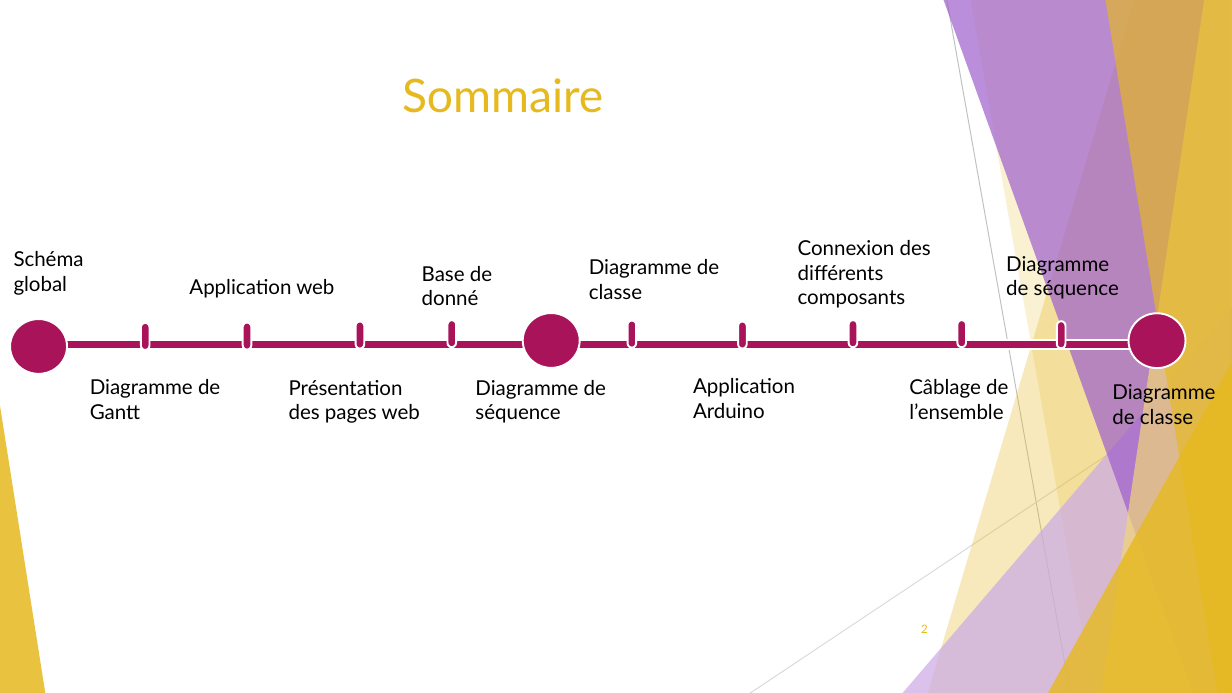
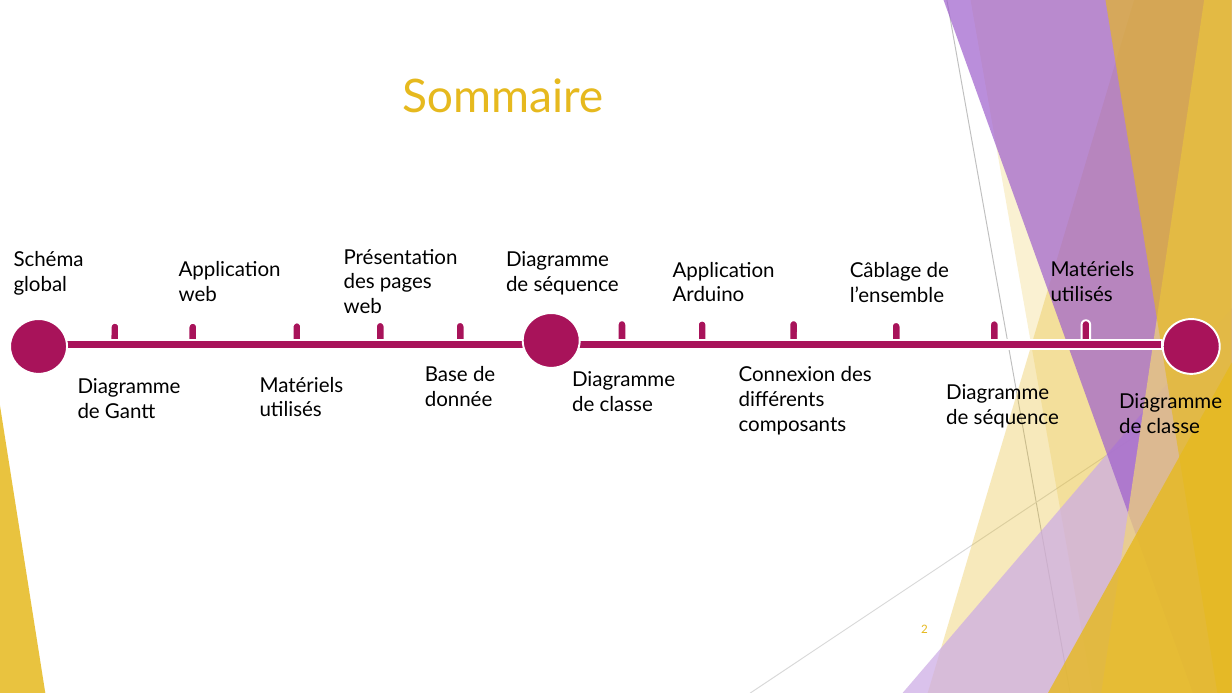
Before and after one commit to GuiguiMvn/Systeme-Escape-Game-Telethon, a slide deck: slide 2 of Cyril/Diapositives/Projet Théléton REVUE 2.pptx. Drawn at 1232x693 pixels with LibreOffice and Linux fonts; fonts in the diff are those of the drawing. Boxes give left, top, right and bottom in pixels: in the first picture for what was removed or moved away, otherwise in the second. Text is boxed around its words. In the diff, an @@ line names an element or a change of style, - is before the commit and + after.

Commit message:
Maj diapo et diagramme de séquence

```diff
--- a/Cyril/Diapositives/Projet Théléton REVUE 2.pptx
+++ b/Cyril/Diapositives/Projet Théléton REVUE 2.pptx
@@ text "Présentation des pages web" rewrapped from (289,380,420,423) to (344,249,458,313) @@
@@ text "Application web" rewrapped from (189,279,334,298) to (179,261,281,301) @@
@@ text "Diagramme de séquence" rewrapped from (475,380,606,423) to (506,251,619,295) @@
@@ text "Application Arduino": place and size @@
-text "Application Arduino" at (693,378,795,418)
+text "Application Arduino" at (673,262,775,301)
@@ text "Câblage de l’ensemble": place and size @@
-text "Câblage de l’ensemble" at (909,379,1008,419)
+text "Câblage de l’ensemble" at (850,262,949,302)
@@ text added at (1051,261,1135,306), 16 pt, text #000000 @@
+Matériels utilisés
@@ pill shape: place and size @@
-pill shape at (140,323,149,349)
+pill shape at (111,323,119,349)
@@ pill shape: place and size @@
-pill shape at (243,323,251,349)
+pill shape at (189,323,197,349)
@@ pill shape: place and size @@
-pill shape at (447,320,456,347)
+pill shape at (376,322,384,348)
@@ pill shape added at (456,322,464,348), fill #A8135A, outline #FFFFFF 1.5 pt @@
@@ pill shape: place and size @@
-pill shape at (628,321,636,348)
+pill shape at (618,321,627,348)
@@ pill shape: place and size @@
-pill shape at (738,322,747,348)
+pill shape at (698,321,706,348)
@@ pill shape: place and size @@
-pill shape at (849,320,858,347)
+pill shape at (789,320,798,347)
@@ 3 pill shapes: place and size @@
-3 pill shapes at (356,320,1066,348)
+3 pill shapes at (293,321,999,349)
@@ pill shape added at (1082,321,1091,348), fill #A8135A, outline #FFFFFF 1.5 pt @@
@@ ellipse: place and size @@
-ellipse at (1128,313,1186,368)
+ellipse at (1163,319,1220,373)
@@ text "Connexion des différents composants": place and size @@
-text "Connexion des différents composants" at (798,240,931,308)
+text "Connexion des différents composants" at (739,366,872,435)
@@ text "Diagramme de Gantt" rewrapped from (90,379,220,419) to (78,378,181,418) @@
@@ text added at (260,377,344,416), 16 pt, text #000000 @@
+Matériels utilisés
@@ text at (425,366,495,406): text changed @@
-Base de donné
+Base de donnée
@@ text "Diagramme de classe" rewrapped from (589,259,719,299) to (572,371,675,411) @@
@@ text "Diagramme de séquence": place and size @@
-text "Diagramme de séquence" at (1006,253,1119,301)
+text "Diagramme de séquence" at (946,382,1059,429)
@@ text "Diagramme de classe": place and size @@
-text "Diagramme de classe" at (1112,382,1215,429)
+text "Diagramme de classe" at (1119,391,1222,438)
```
Also in this commit, not shown: 15 other slides changed, 3 slides removed, 3 other files.
